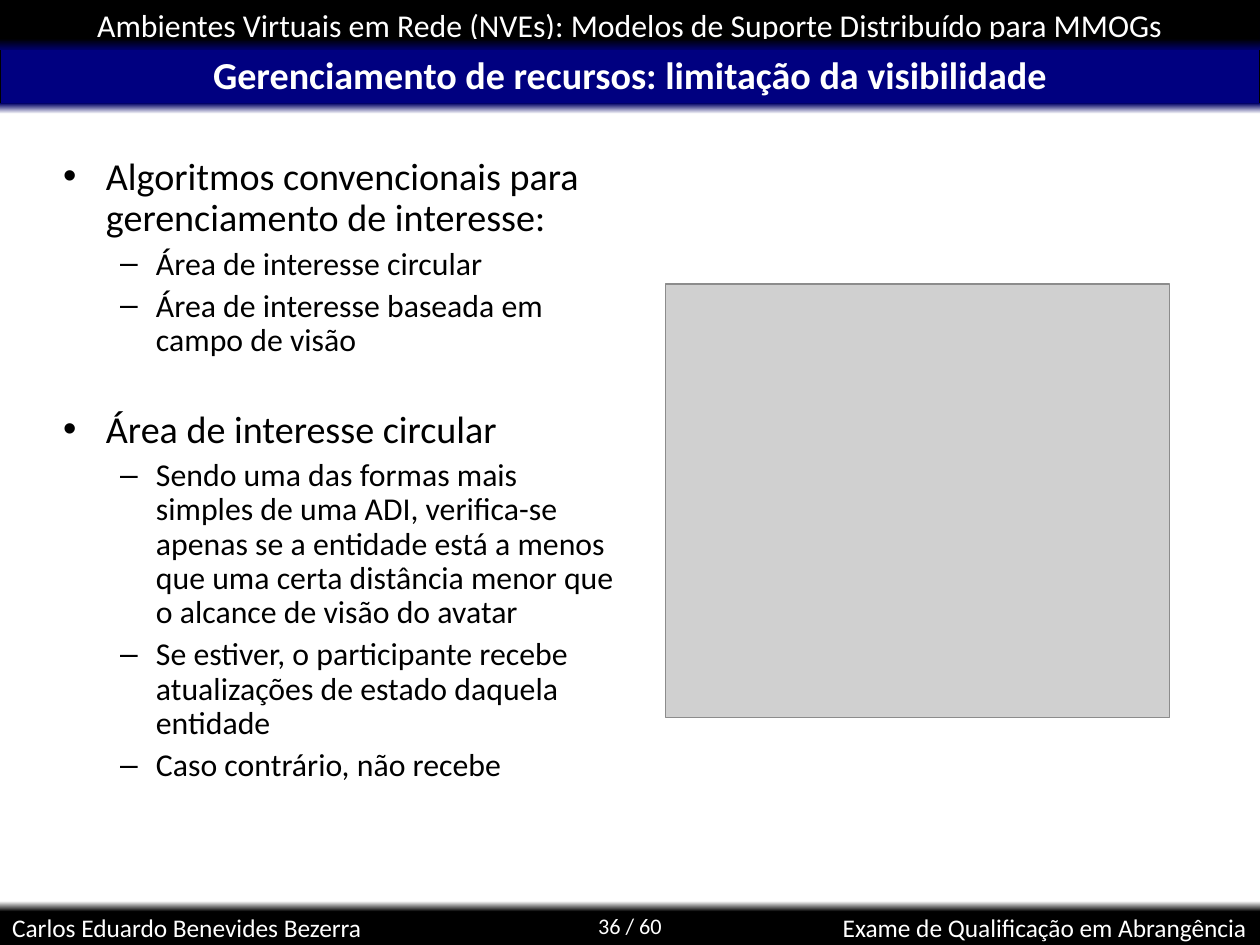
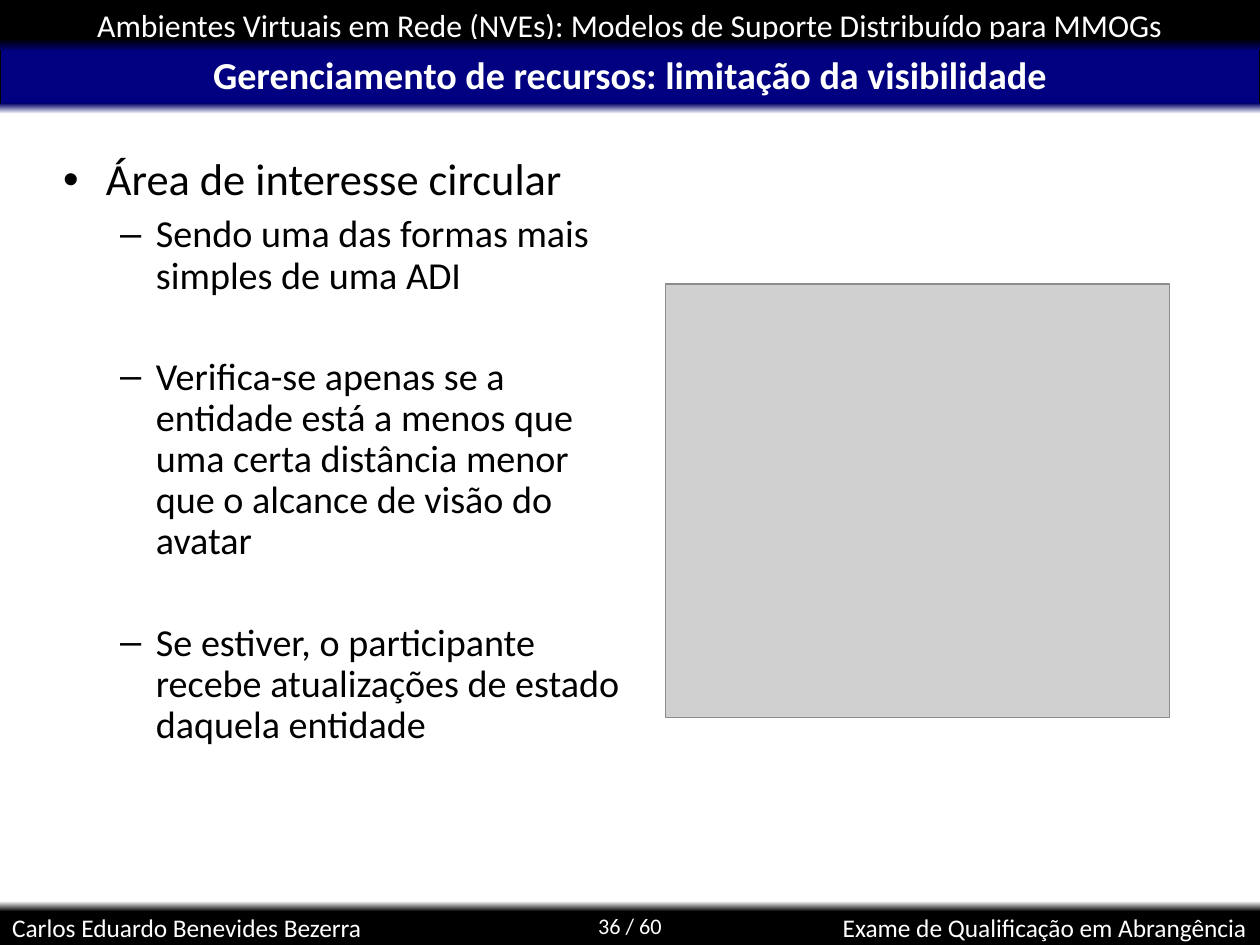
Before and after one commit to kdubezerra/kdubezerra, a slide deck: slide 36 of disciplinas/cmp600/app_turbo.ppt. Drawn at 1260x945 pixels with LibreOffice and Linux fonts; fonts in the diff are those of the drawing; grey boxes stand for pictures; background and template pictures are left out. Boxes give left, top, right and bottom in pixels: in the first picture for what was removed or moved away, otherwise in the second. Text is boxed around its words. In the diff, an @@ line names an element or a change of style, - is before the commit and + after.

```diff
--- a/disciplinas/cmp600/app_turbo.ppt
+++ b/disciplinas/cmp600/app_turbo.ppt
@@ text at <box>106,163,579,238</box>: paragraph removed @@
-• Algoritmos convencionais para gerenciamento de interesse:
@@ text at <box>106,158,619,744</box>: size 20 to 28 pt in "Área de interesse circular"; size 20 to 24 pt in "Se estiver, o participante recebe atualizações de ..."; bullet – to •; list level 2 to 1 in "Área de interesse circular"; more space between paragraphs @@
@@ text at <box>156,220,589,555</box>: text changed; size 20 to 24 pt @@
-  – Área de interesse baseada em campo de visão
-• Área de interesse circular
-  – Sendo uma das formas mais simples de uma ADI, verifica-se apenas se a entidade está a menos que uma certa distância menor que o alcance de visão do avatar
+  – Sendo uma das formas mais simples de uma ADI
+  – Verifica-se apenas se a entidade está a menos que uma certa distância menor que o alcance de visão do avatar
@@ text at <box>156,754,501,780</box>: paragraph removed @@
-  – Caso contrário, não recebe
```
Also in this commit, not shown: 12 other slides changed, 1 slide removed.
